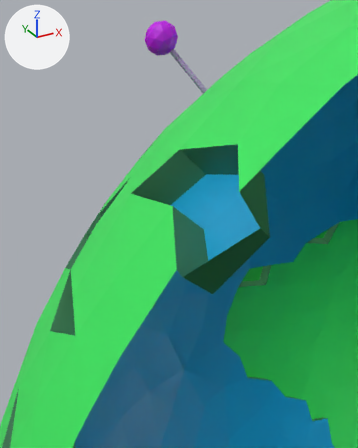
A saved change to the glTF model src/assets/gltf/low_poly_earth.gltf.
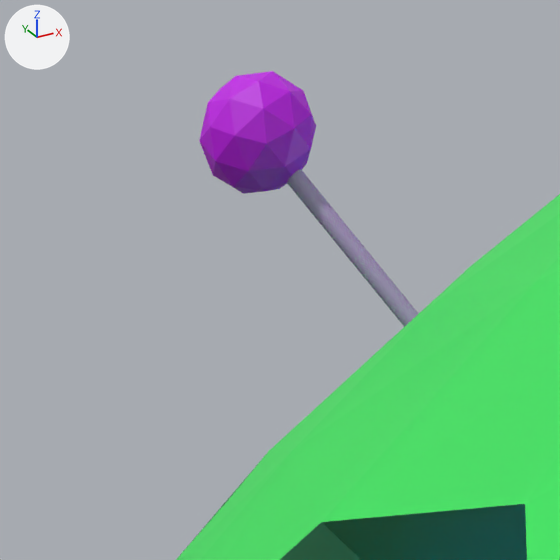
The first picture shows the older version from a camera (50 mm lens) standing at (-0.946, -0.211, 0.892) and looking at (-0.476, 0.644, 0.465). The close-ups show both versions on the part from 24% to 69% of the width and 0% to 36% of the height of that picture. The axes (+X, +Y, +Z) are drawn at upper left. The lights are the same throughout. Everything nearer to the camera than a plane just in front of the edit is cut away. Where no turn or scale is listed for an object, it has been applied to the vertices.

Script lines for the objects in view, before the commit:
```python
me_cylindre = bpy.data.meshes.new('Cylindre')
me_cylindre.from_pydata(...)  # 64 vertices, 124 faces; spans x -0.0384..0.0384, y -0.0462..0.0462, z -0.0599..0.0599
me_cylindre.materials.append(mat_matériau_001)  # purple #ac90c4
me_icosphère = bpy.data.meshes.new('Icosphère')
me_icosphère.from_pydata(...)  # 42 vertices, 80 faces; spans x -0.0295..0.0295, y -0.03..0.03, z -0.0299..0.0299
me_icosphère.materials.append(mat_matériau)  # purple #c300e7
me_sphere_002 = bpy.data.meshes.new('Sphere.002')
me_sphere_002.from_pydata(...)  # 1501 vertices, 3038 faces; spans x -1.04..1.0, y -1.06..1.05, z -1.07..1.04
# faces by material slot: [1208, 855, 809, 166]
me_sphere_002.materials.append(mat_material_009)  # cyan #12a5d7
me_sphere_002.materials.append(mat_material_008)  # green #39e960
me_sphere_002.materials.append(mat_material_010)  # green #438759
me_sphere_002.materials.append(mat_material_005)  # white #d2e2e8
ob_cylindre = bpy.data.objects.new('Cylindre', me_cylindre)
ob_cylindre.location = (-0.4825, 0.6137, 0.7929)
ob_icosphère = bpy.data.objects.new('Icosphère', me_icosphère)
ob_icosphère.location = (-0.511, 0.6475, 0.8388)
ob_sphere = bpy.data.objects.new('Sphere', me_sphere_002)
ob_sphere.location = (0.0, 0.0, 0.0)
```
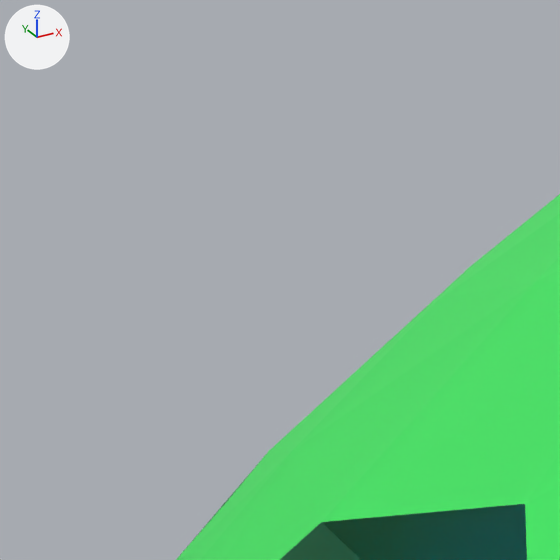
Boxes [x1, y1, x2, y2] around the edits, measured in the close-ups (560 x 560 px):
'Icosphère', moved (not visible afterwards): before [199, 71, 316, 194]
'Cylindre', moved (not visible afterwards): before [287, 169, 419, 327]

The change, as a list of edits to the scene's bpy script:
```text
Change ob_cylindre:
    ob_cylindre.location: (-0.4825, 0.6137, 0.7929) -> (-0.4825, 0.6137, 0.0)
Change ob_icosphère:
    ob_icosphère.location: (-0.511, 0.6475, 0.8388) -> (-0.511, 0.6475, 0.0)
```
